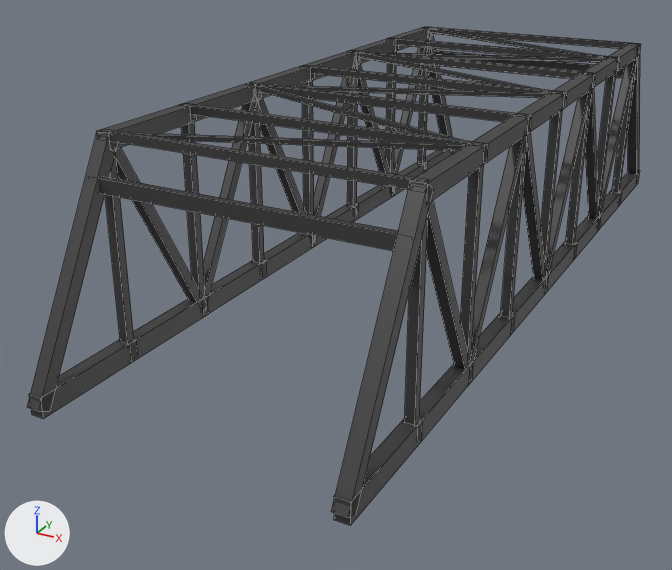
One commit to the FBX model unity/Assets/Models/Paths/p423/1/span.fbx: the scene before it, then after it.
Camera for both pictures: a 50 mm lens placed at (17.8, -41.2, 18.2), pointed at (-2.8, -3.8, -0.5). Lighting does not change. The marker at lower left points along +X, +Y and +Z. The picture after the commit comes second. Mesh edges are drawn as thin lines. Where no turn or scale is listed for an object, it has been applied to the vertices.

The scene before the commit, as lines of its bpy script (objects in view):
```python
me_p423_1_span = bpy.data.meshes.new('p423/1/span')
me_p423_1_span.from_pydata(...)  # 584 vertices, 438 faces; spans x -6.8..6.8, y -20.4..20.4, z -0.4..9.4
me_p423_1_span.materials.append(mat_path_paint)  # dark grey #4f4f4f
ob_span_003 = bpy.data.objects.new('span.003', me_p423_1_span)
ob_span_003.location = (0.0, 0.0, 0.0)
```
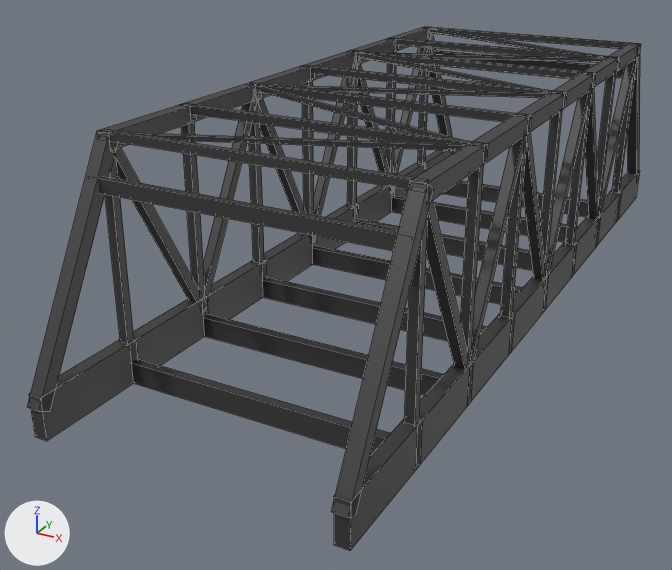
Where the change shows, as pixel boxes [x1, y1, x2, y2] in the pictures (672 x 570 px; the box of a moved part takes in the faces that stretch with it):
'span.003', reshaped
    before: [27, 27, 641, 526]
    after: [27, 27, 641, 551]
part 1 of me_p423_1_span, added
    after: [131, 359, 391, 456]
part 2 of me_p423_1_span, added
    after: [203, 314, 444, 395]
part 3 of me_p423_1_span, added
    after: [262, 277, 487, 341]
part 4 of me_p423_1_span, added
    after: [312, 246, 523, 304]
part 5 of me_p423_1_span, added
    after: [355, 219, 532, 270]
part 6 of me_p423_1_span, added
    after: [391, 196, 578, 242]
part 7 of me_p423_1_span, added
    after: [442, 181, 588, 217]
part 8 of me_p423_1_span, moved or reshaped
    before: [29, 150, 455, 419]
    after: [29, 150, 455, 441]
part 9 of me_p423_1_span, moved or reshaped
    before: [334, 171, 640, 526]
    after: [334, 171, 640, 551]

Edits to the bpy script that builds the scene:
```text
Change me_p423_1_span:
    used by ob_span_003; location = (0.0, 0.0, 0.0)
    remove me_p423_1_span.from_pydata(...)  # 584 vertices, 438 faces; spans x -6.8..6.8, y -20.4..20.4, z -0.4..9.4
    add me_p423_1_span.from_pydata(...)  # 640 vertices, 480 faces; spans x -6.8..6.8, y -20.4..20.4, z -1.4..9.4
    me_p423_1_span part 1: a new loose piece, a box spanning x -6.7..6.7, y -15.2..-14.8, z -1.4..-0.42, in mat_path_paint (dark grey #4f4f4f)
    me_p423_1_span part 2: a new loose piece, a box spanning x -6.7..6.7, y -10.2..-9.8, z -1.4..-0.42, in mat_path_paint (dark grey #4f4f4f)
    me_p423_1_span part 3: a new loose piece, a box spanning x -6.7..6.7, y -5.2..-4.8, z -1.4..-0.42, in mat_path_paint (dark grey #4f4f4f)
    me_p423_1_span part 4: a new loose piece, a box spanning x -6.7..6.7, y -0.2..0.2, z -1.4..-0.42, in mat_path_paint (dark grey #4f4f4f)
    me_p423_1_span part 5: a new loose piece, a box spanning x -6.7..6.7, y 4.8..5.2, z -1.4..-0.42, in mat_path_paint (dark grey #4f4f4f)
    me_p423_1_span part 6: a new loose piece, a box spanning x -6.7..6.7, y 9.8..10.2, z -1.4..-0.42, in mat_path_paint (dark grey #4f4f4f)
    me_p423_1_span part 7: a new loose piece, a box spanning x -6.7..6.7, y 14.8..15.2, z -1.4..-0.42, in mat_path_paint (dark grey #4f4f4f)
    me_p423_1_span part 8
    32 vertices in x -6.8..-6.2, y -20.2..20.2, z -0.4 move by (0.0, 0.0, -1.0)
    me_p423_1_span part 9
    32 vertices in x 6.2..6.8, y -20.2..20.2, z -0.4 move by (0.0, 0.0, -1.0)
```
